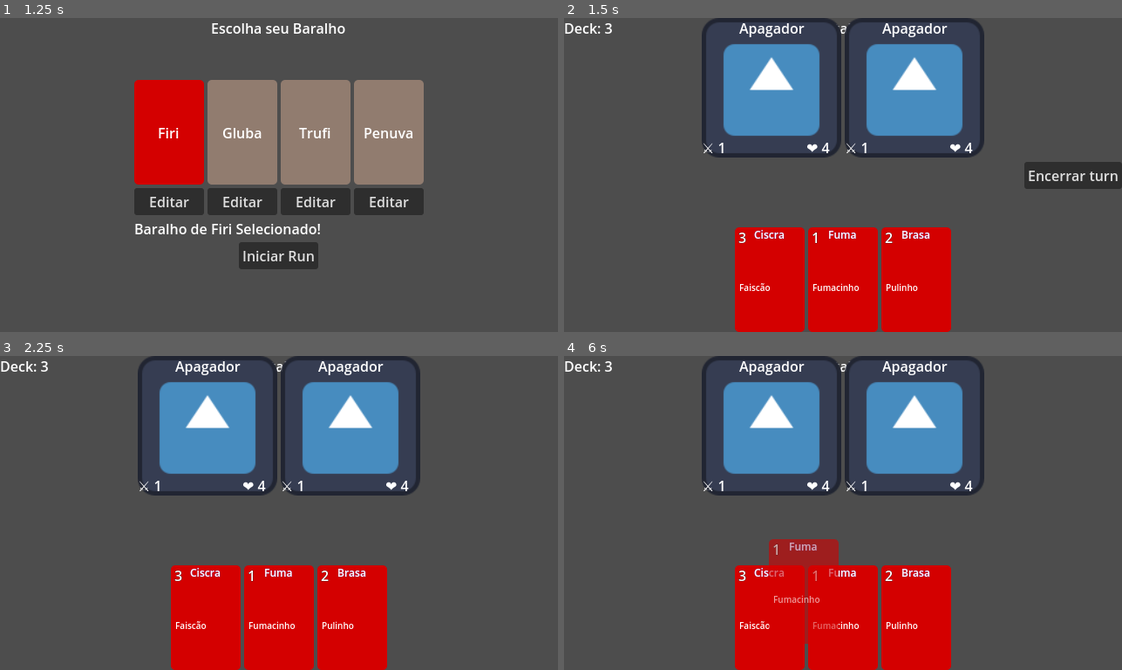
Above: before the commit, frames 1-4 (two rows, left to right).
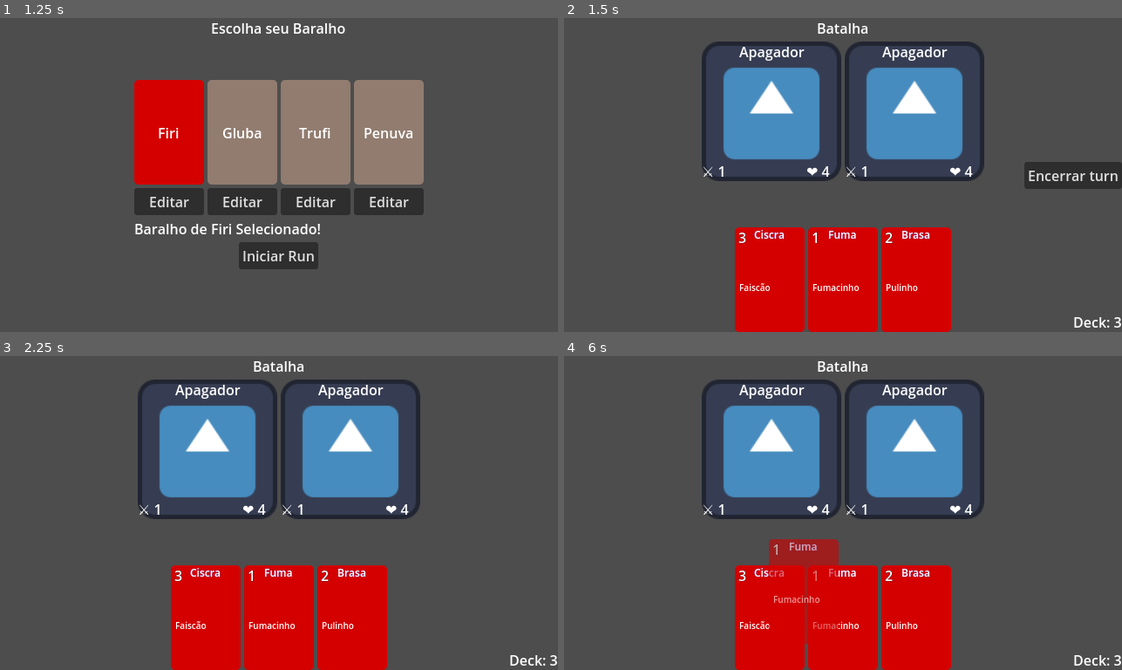
Above: after the commit, the same moments.

Repository: JonathanGoveira/CardGameTemplateGodot
Game: Godot game, scene res://scenes/run/pre_run_deck_selector.tscn
Same seed, same stepped clock (60 frames per second), same inputs: the game is played once before the commit and once after it. Before the commit the project starts from res://scenes/pre_run_deck_selector.tscn. The engine's default icon, where the game draws it, is replaced by a stand-in: a white triangle on a blue panel in a dark square.
Inputs (mouse positions are in pixels of both pictures, inside the frame that each line leads up to):
- Up to frame 1 (1.25 s): click "Firi" at 0.5 s
- Up to frame 2 (1.5 s): click "Iniciar Run" at 1.25 s
- Up to frame 3 (2.25 s): click "Encerrar turn" at 2 s
- Up to frame 4 (6 s): tap Enter at 2.75, 5 s; move the mouse to (965, 497) at 2.77 s; click (965, 497) at 2.92 s; tap Space at 3.5, 5.75 s; drag from (731, 528) to (815, 575) at 3.52 s; click "Encerrar turn" at 4.25 s; move the mouse to (898, 443) at 5.02 s; click (898, 443) at 5.17 s; drag from (815, 575) to (675, 465) at 5.77 s

Frame 1 is identical in both runs. In frame 2, 11% of the frame differs, in the area x 0-100%, y 0-99%; in frame 3, 11%; in frame 4, 11%.

Commit message:
Update UI battle scene. Remove old pre run deck selector

Diff:
--- a/cardgametemplate/project.godot
+++ b/cardgametemplate/project.godot
@@ -18,7 +18,7 @@
 [autoload]
 
 DeckData="*res://scripts/singletons/deckdata.gd"
-RunManager="*res://scripts/enemy/run_manager.gd"
+RunManager="*res://scripts/singletons/run_manager.gd"
 TooltipManager="*res://scripts/singletons/tooltipmanager.gd"
 
 [display]
--- a/cardgametemplate/scenes/battle/battle_scene.tscn
+++ b/cardgametemplate/scenes/battle/battle_scene.tscn
@@ -7,70 +7,74 @@
 
 [node name="GameManager" type="Node"]
 
-[node name="Label" type="Label" parent="."]
+[node name="UIManager" type="CanvasLayer" parent="."]
+
+[node name="board" type="Control" parent="UIManager"]
+layout_mode = 3
+anchors_preset = 8
+anchor_left = 0.5
+anchor_top = 0.5
+anchor_right = 0.5
+anchor_bottom = 0.5
+offset_left = -320.0
+offset_top = -180.0
+offset_right = 320.0
+offset_bottom = 180.0
+grow_horizontal = 2
+grow_vertical = 2
+size_flags_horizontal = 4
+
+[node name="VBoxContainer" type="VBoxContainer" parent="UIManager/board"]
+custom_minimum_size = Vector2(0, 360)
+layout_mode = 1
 anchors_preset = 5
 anchor_left = 0.5
 anchor_right = 0.5
 offset_left = -30.0
 offset_right = 30.0
-offset_bottom = 23.0
+offset_bottom = 31.0
 grow_horizontal = 2
+
+[node name="Label" type="Label" parent="UIManager/board/VBoxContainer"]
+layout_mode = 2
+size_flags_horizontal = 4
+size_flags_vertical = 0
 text = "Batalha"
+horizontal_alignment = 1
 
-[node name="UIManager" type="CanvasLayer" parent="."]
+[node name="Enemies" type="HBoxContainer" parent="UIManager/board/VBoxContainer"]
+layout_mode = 2
+size_flags_horizontal = 4
+size_flags_vertical = 0
 
-[node name="DeckVida" type="Label" parent="UIManager"]
-offset_right = 40.0
-offset_bottom = 23.0
+[node name="PlayerHand" type="HBoxContainer" parent="UIManager/board/VBoxContainer"]
+layout_mode = 2
+size_flags_horizontal = 4
+size_flags_vertical = 10
 
-[node name="AudioManager" type="Node" parent="."]
+[node name="DeckVida" type="Label" parent="UIManager/board"]
+layout_mode = 1
+anchors_preset = 3
+anchor_left = 1.0
+anchor_top = 1.0
+anchor_right = 1.0
+anchor_bottom = 1.0
+offset_left = -1.0
+offset_top = -23.0
+grow_horizontal = 0
+grow_vertical = 0
+size_flags_vertical = 8
 
-[node name="TurnManager" type="Node" parent="."]
-script = ExtResource("2_6iigb")
-botao_encerrar_turno_path = NodePath("../board/Button")
-enemy_board_path = NodePath("../board/Enemies")
-deck_manager_path = NodePath("../board/PlayerDeck")
-enemy_manager_path = NodePath("../board/EnemyManager")
-
-[node name="board" type="Control" parent="."]
-custom_minimum_size = Vector2(640, 360)
-layout_mode = 3
-anchors_preset = 0
-offset_right = 248.0
-offset_bottom = 128.0
-
-[node name="EnemyManager" type="Node" parent="board"]
+[node name="EnemyManager" type="Node" parent="UIManager/board"]
 script = ExtResource("2_ugm31")
 enemy_scene = ExtResource("3_ugm31")
+enemy_board_path = NodePath("../VBoxContainer/Enemies")
 
-[node name="Enemies" type="HBoxContainer" parent="board"]
-layout_mode = 1
-anchors_preset = 5
-anchor_left = 0.5
-anchor_right = 0.5
-offset_left = -40.0
-offset_right = 40.0
-offset_bottom = 120.0
-grow_horizontal = 2
+[node name="PlayerDeck" parent="UIManager/board" instance=ExtResource("2_pu738")]
+mao_container = NodePath("../VBoxContainer/PlayerHand")
+deck_vida_label_path = NodePath("../DeckVida")
 
-[node name="PlayerDeck" parent="board" instance=ExtResource("2_pu738")]
-mao_container = NodePath("../PlayerHand")
-deck_vida_label_path = NodePath("../../UIManager/DeckVida")
-
-[node name="PlayerHand" type="HBoxContainer" parent="board"]
-layout_mode = 1
-anchors_preset = 7
-anchor_left = 0.5
-anchor_top = 1.0
-anchor_right = 0.5
-anchor_bottom = 1.0
-offset_left = -20.0
-offset_top = -40.0
-offset_right = 20.0
-grow_horizontal = 2
-grow_vertical = 0
-
-[node name="Button" type="Button" parent="board"]
+[node name="Button" type="Button" parent="UIManager/board"]
 layout_mode = 1
 anchors_preset = 6
 anchor_left = 1.0
@@ -84,4 +88,13 @@
 grow_vertical = 2
 text = "Encerrar turn"
 
-[connection signal="pressed" from="board/Button" to="TurnManager" method="_on_button_pressed"]
+[node name="AudioManager" type="Node" parent="."]
+
+[node name="TurnManager" type="Node" parent="."]
+script = ExtResource("2_6iigb")
+botao_encerrar_turno_path = NodePath("../UIManager/board/Button")
+enemy_board_path = NodePath("../UIManager/board/VBoxContainer/Enemies")
+deck_manager_path = NodePath("../UIManager/board/PlayerDeck")
+enemy_manager_path = NodePath("../UIManager/board/EnemyManager")
+
+[connection signal="pressed" from="UIManager/board/Button" to="TurnManager" method="_on_button_pressed"]
--- a/cardgametemplate/scenes/pre_run_deck_selector_old.tscn
+++ /dev/null
@@ -1,68 +0,0 @@
-[gd_scene load_steps=3 format=3 uid="uid://cqvjbvtl0q3go"]
-
-[ext_resource type="Script" uid="uid://bldv8kkap1de" path="res://scripts/pre_run_deck_selector_old.gd" id="1_fvrhc"]
-[ext_resource type="PackedScene" uid="uid://cj2t3os33leus" path="res://scenes/cards/card_selectable.tscn" id="2_divfe"]
-
-[node name="PreRunDeckSelector" type="Control"]
-layout_direction = 1
-layout_mode = 3
-anchors_preset = 15
-anchor_right = 1.0
-anchor_bottom = 1.0
-grow_horizontal = 2
-grow_vertical = 2
-script = ExtResource("1_fvrhc")
-grade_container_path = NodePath("PainelPrincipal/ScrollContainer/GradeCartas")
-carta_selectable_scene = ExtResource("2_divfe")
-label_contador_path = NodePath("LinhaInferior/CartasSelecionadas")
-botao_iniciar_path = NodePath("LinhaInferior/Start")
-max_cartas_selecionadas = 10
-path_data = "res://data/cards/"
-
-[node name="PainelPrincipal" type="VBoxContainer" parent="."]
-layout_mode = 1
-anchors_preset = 5
-anchor_left = 0.5
-anchor_right = 0.5
-offset_left = -85.0
-offset_right = 85.0
-offset_bottom = 62.0
-grow_horizontal = 2
-
-[node name="Titulo" type="Label" parent="PainelPrincipal"]
-layout_mode = 2
-size_flags_horizontal = 4
-text = "Relembre"
-
-[node name="ScrollContainer" type="ScrollContainer" parent="PainelPrincipal"]
-custom_minimum_size = Vector2(400, 300)
-layout_mode = 2
-size_flags_vertical = 3
-metadata/_edit_use_anchors_ = true
-
-[node name="GradeCartas" type="GridContainer" parent="PainelPrincipal/ScrollContainer"]
-layout_mode = 2
-columns = 4
-
-[node name="LinhaInferior" type="HBoxContainer" parent="."]
-layout_mode = 1
-anchors_preset = 7
-anchor_left = 0.5
-anchor_top = 1.0
-anchor_right = 0.5
-anchor_bottom = 1.0
-offset_left = -85.0
-offset_top = -31.0
-offset_right = 85.0
-grow_horizontal = 2
-grow_vertical = 0
-
-[node name="CartasSelecionadas" type="Label" parent="LinhaInferior"]
-layout_mode = 2
-text = "Selecionadas: "
-
-[node name="Start" type="Button" parent="LinhaInferior"]
-layout_mode = 2
-text = "Iniciar"
-
-[connection signal="pressed" from="LinhaInferior/Start" to="." method="on_start_pressed"]
--- a/cardgametemplate/scenes/pre_run_deck_selector.tscn
+++ b/cardgametemplate/scenes/run/pre_run_deck_selector.tscn
@@ -1,9 +1,9 @@
 [gd_scene load_steps=5 format=3 uid="uid://b1jhiguonk72p"]
 
-[ext_resource type="PackedScene" uid="uid://fgqc8vqdyiqs" path="res://scenes/ui/deck_selector_entry.tscn" id="1_divfe"]
-[ext_resource type="Script" uid="uid://c5852ywmwhbdo" path="res://scripts/run/pre_run_deck_selector.gd" id="1_psnrv"]
-[ext_resource type="Texture2D" uid="uid://8nntx1gohicx" path="res://assets/firi.png" id="2_rojc3"]
-[ext_resource type="Texture2D" uid="uid://bagirtxo103se" path="res://assets/placeholder.png" id="3_6byyk"]
+[ext_resource type="Script" uid="uid://c5852ywmwhbdo" path="res://scripts/run/pre_run_deck_selector.gd" id="1_56gug"]
+[ext_resource type="PackedScene" uid="uid://fgqc8vqdyiqs" path="res://scenes/run/deck_selector_entry.tscn" id="2_oj2ab"]
+[ext_resource type="Texture2D" uid="uid://8nntx1gohicx" path="res://assets/firi.png" id="3_hxkwe"]
+[ext_resource type="Texture2D" uid="uid://bagirtxo103se" path="res://assets/placeholder.png" id="4_fhdw5"]
 
 [node name="PreRunDeckSelector" type="Control"]
 layout_mode = 3
@@ -36,25 +36,25 @@
 [node name="Decks" type="HBoxContainer" parent="MarginContainer/VBoxContainer"]
 layout_mode = 2
 
-[node name="DeckSelectorEntry" parent="MarginContainer/VBoxContainer/Decks" instance=ExtResource("1_divfe")]
+[node name="DeckSelectorEntry" parent="MarginContainer/VBoxContainer/Decks" instance=ExtResource("2_oj2ab")]
 layout_mode = 2
 nome_reino = "Firi"
-icone = ExtResource("2_rojc3")
+icone = ExtResource("3_hxkwe")
 
-[node name="DeckSelectorEntry2" parent="MarginContainer/VBoxContainer/Decks" instance=ExtResource("1_divfe")]
+[node name="DeckSelectorEntry2" parent="MarginContainer/VBoxContainer/Decks" instance=ExtResource("2_oj2ab")]
 layout_mode = 2
 nome_reino = "Gluba"
-icone = ExtResource("3_6byyk")
+icone = ExtResource("4_fhdw5")
 
-[node name="DeckSelectorEntry3" parent="MarginContainer/VBoxContainer/Decks" instance=ExtResource("1_divfe")]
+[node name="DeckSelectorEntry3" parent="MarginContainer/VBoxContainer/Decks" instance=ExtResource("2_oj2ab")]
 layout_mode = 2
 nome_reino = "Trufi"
-icone = ExtResource("3_6byyk")
+icone = ExtResource("4_fhdw5")
 
-[node name="DeckSelectorEntry4" parent="MarginContainer/VBoxContainer/Decks" instance=ExtResource("1_divfe")]
+[node name="DeckSelectorEntry4" parent="MarginContainer/VBoxContainer/Decks" instance=ExtResource("2_oj2ab")]
 layout_mode = 2
 nome_reino = "Penuva"
-icone = ExtResource("3_6byyk")
+icone = ExtResource("4_fhdw5")
 
 [node name="Deck" type="Label" parent="MarginContainer/VBoxContainer"]
 layout_mode = 2
--- a/cardgametemplate/scenes/tooltip_ui.tscn
+++ b/cardgametemplate/scenes/ui/tooltip_ui.tscn
@@ -1,6 +1,6 @@
 [gd_scene load_steps=2 format=3 uid="uid://bhge7px5dwd6m"]
 
-[ext_resource type="Script" uid="uid://cmjp5p1os1yb1" path="res://scripts/tooltip_ui.gd" id="1_w323a"]
+[ext_resource type="Script" uid="uid://cmjp5p1os1yb1" path="res://scripts/ui/tooltip_ui.gd" id="1_3pnpj"]
 
 [node name="TooltipUI" type="Control"]
 layout_mode = 3
@@ -10,7 +10,7 @@
 grow_horizontal = 2
 grow_vertical = 2
 mouse_filter = 2
-script = ExtResource("1_w323a")
+script = ExtResource("1_3pnpj")
 
 [node name="Panel" type="Panel" parent="."]
 layout_mode = 1
--- a/cardgametemplate/scripts/cards/deck_manager.gd
+++ b/cardgametemplate/scripts/cards/deck_manager.gd
@@ -2,7 +2,7 @@
 extends Node
 
 @export var carta_base_scene: PackedScene
-@export var mao_container: NodePath = "Board/PlayerHand"
+@export var mao_container: NodePath
 @export var max_cartas_mao: int = 3
 @export var deck_vida_label_path: NodePath
 
--- a/cardgametemplate/scripts/pre_run_deck_selector_old.gd
+++ /dev/null
@@ -1,69 +0,0 @@
-extends Control
-
-@export var grade_container_path: NodePath
-@export var carta_selectable_scene: PackedScene
-@export var label_contador_path: NodePath
-@export var botao_iniciar_path: NodePath
-@export var max_cartas_selecionadas: int = 8
-@export var path_data: String
-var selecionadas: Array[CardData] = []
-
-func _ready():
-	var grade = get_node(grade_container_path)
-	var arquivos_cartas = listar_todos_cards(path_data)
-
-	for caminho in arquivos_cartas:
-		var dados = load(caminho)
-		if dados is CardData:
-			var carta = carta_selectable_scene.instantiate()
-			carta.dados = dados
-			carta.connect("carta_selecionada", _on_carta_selecionada)
-			carta.connect("carta_deselecionada", _on_carta_deselecionada)
-			grade.add_child(carta)
-
-	atualizar_ui()
-
-func listar_todos_cards(caminho_base: String) -> Array:
-	var lista = []
-	var dir = DirAccess.open(caminho_base)
-
-	if dir:
-		dir.list_dir_begin()
-		var nome = dir.get_next()
-		while nome != "":
-			if dir.current_is_dir():
-				lista += listar_todos_cards(caminho_base + "/" + nome)
-			elif nome.ends_with(".tres"):
-				lista.append(caminho_base + "/" + nome)
-			nome = dir.get_next()
-	return lista
-
-func _on_carta_selecionada(card_node):
-	if selecionadas.size() >= max_cartas_selecionadas:
-		card_node.selecionada = false
-		card_node.get_node("MarcadorSelecionado").visible = false
-
-		return
-
-	selecionadas.append(card_node.dados)
-	atualizar_ui()
-
-func _on_carta_deselecionada(card_node):
-	selecionadas.erase(card_node.dados)
-	atualizar_ui()
-
-func atualizar_ui():
-	var label = get_node(label_contador_path)
-	label.text = "Selecionadas: %d / %d" % [selecionadas.size(), max_cartas_selecionadas]
-
-	var botao = get_node(botao_iniciar_path)
-	#botao.disabled = selecionadas.size() != max_cartas_selecionadas
-
-
-func on_start_pressed() -> void:
-	DeckData.deck_atual = selecionadas.duplicate()
-	RunManager.iniciar_run()
-
-	#var caminho_batalha = "res://scenes/battle/battle_scene.tscn"
-	#get_tree().change_scene_to_file(caminho_batalha)
-	print("Mudando para a cena de batalha...")
--- a/cardgametemplate/scripts/enemy/run_manager.gd
+++ b/cardgametemplate/scripts/singletons/run_manager.gd
@@ -8,7 +8,7 @@
 
 ## Caminhos das cenas principais
 const BATALHA = "res://scenes/battle/battle_scene.tscn"
-const DRAFT = "res://scenes/draft.tscn"
+const DRAFT = "res://scenes/run/draft.tscn"
 var inimigo_base_path = "res://data/enemies/apagador.tres"
 
 ## Lista de inimigos das batalhas da run
Renamed: cardgametemplate/scenes/ui/deck_selector_entry.tscn -> cardgametemplate/scenes/run/deck_selector_entry.tscn
Renamed: cardgametemplate/scenes/draft.tscn -> cardgametemplate/scenes/run/draft.tscn
Not shown: 1 places in cardgametemplate/scenes/run/pre_run_deck_selector.tscn that only renumber resources
Renamed: cardgametemplate/scenes/ui_manager.tscn -> cardgametemplate/scenes/ui/ui_manager.tscn
Not shown, removed: cardgametemplate/scripts/pre_run_deck_selector_old.gd.uid
Renamed: cardgametemplate/scripts/enemy/run_manager.gd.uid -> cardgametemplate/scripts/singletons/run_manager.gd.uid
Renamed: cardgametemplate/scripts/tooltip_ui.gd -> cardgametemplate/scripts/ui/tooltip_ui.gd
Renamed: cardgametemplate/scripts/tooltip_ui.gd.uid -> cardgametemplate/scripts/ui/tooltip_ui.gd.uid
